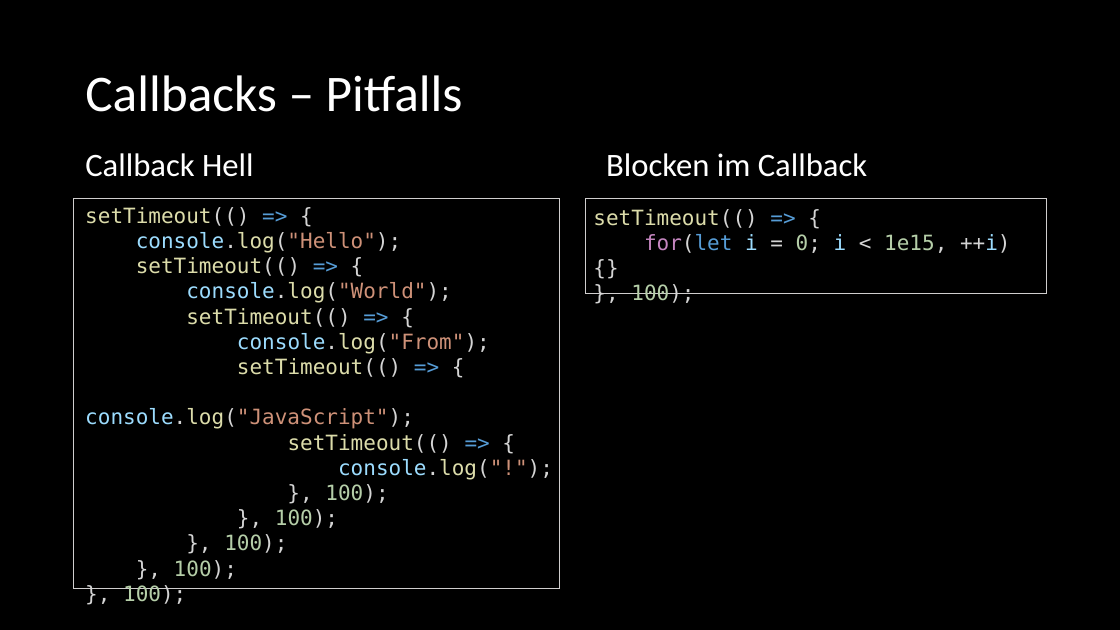
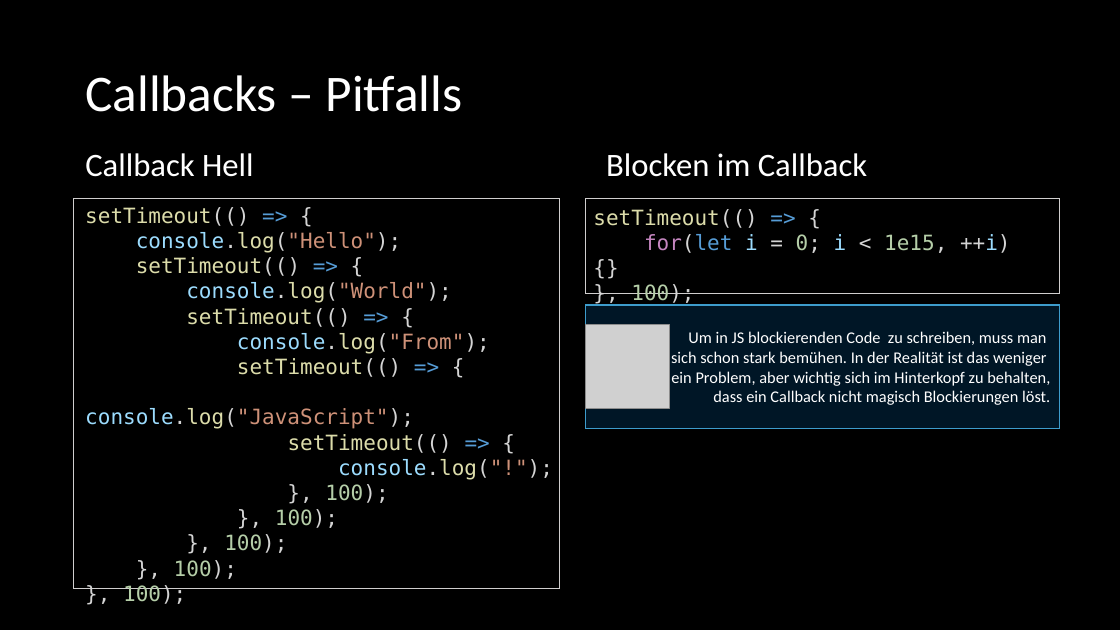
Before and after one commit to twobiers/webtech-workshop-js-async, a slide deck: slide 13 of slides/Presentation.pptx (slide 10 before the commit). Drawn at 1120x630 pixels with LibreOffice and Linux fonts; fonts in the diff are those of the drawing; grey boxes stand for pictures. Boxes give left, top, right and bottom in pixels: in the first picture for what was removed or moved away, otherwise in the second. Text is boxed around its words. In the diff, an @@ line names an element or a change of style, - is before the commit and + after.

```diff
--- a/slides/Presentation.pptx
+++ b/slides/Presentation.pptx
@@ rectangle: place and size @@
-rectangle at box(586, 198, 1047, 293)
+rectangle at box(586, 198, 1060, 293)
@@ rectangle added at box(586, 305, 1060, 429), fill #0070C0 at 20% opacity, outline #3D9CCC 1 pt, 14 pt, text #FFFFFF @@
+Um in JS blockierenden Code zu schreiben, muss man
+sich schon stark bemühen. In der Realität ist das weniger
+ein Problem, aber wichtig sich im Hinterkopf zu behalten,
+dass ein Callback nicht magisch Blockierungen löst.
@@ picture added at box(586, 325, 670, 409) @@
```
Also in this commit, not shown: 5 other slides changed, 12 slides added, 6 other files.
